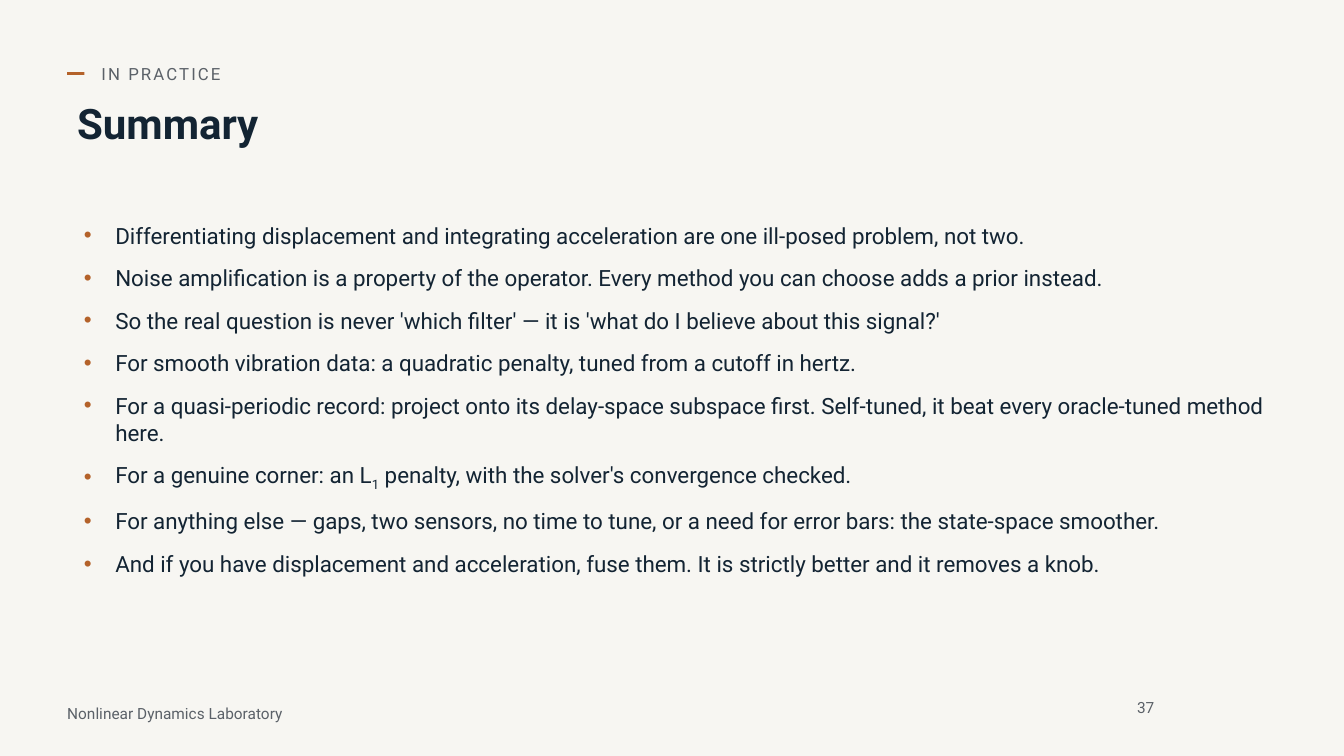
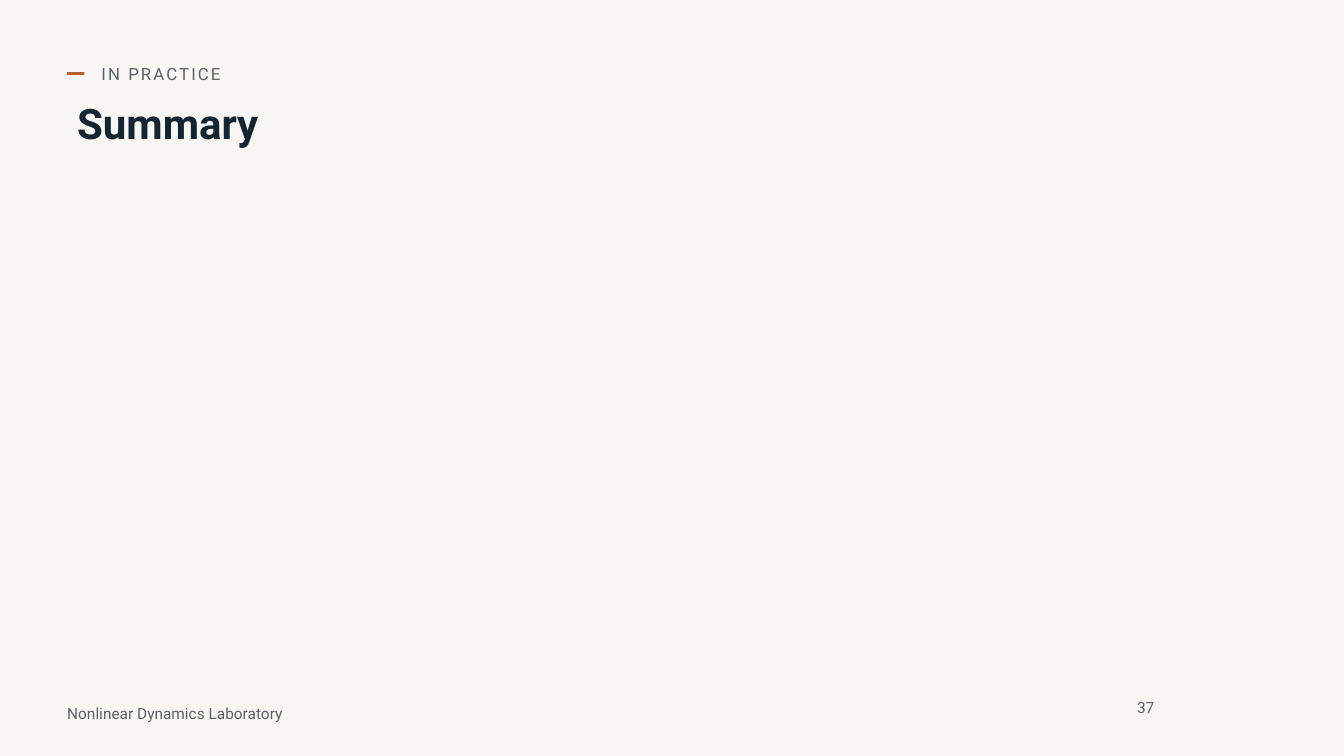
Before and after one commit to nld-uri/kinematics-toolbox, a slide deck: slide 37 of talk/differentiation_integration_talk.pptx. Drawn at 1344x756 pixels with LibreOffice and Linux fonts; fonts in the diff are those of the drawing; grey boxes stand for pictures; background and template pictures are left out. Boxes give left, top, right and bottom in pixels: in the first picture for what was removed or moved away, otherwise in the second. Text is boxed around its words. In the diff, an @@ line names an element or a change of style, - is before the commit and + after.

```diff
--- a/talk/differentiation_integration_talk.pptx
+++ b/talk/differentiation_integration_talk.pptx
@@ text removed at bbox=[115, 227, 1263, 577] @@
-• Differentiating displacement and integrating acceleration are one ill-posed problem, not two.
-• Noise amplification is a property of the operator. Every method you can choose adds a prior instead.
-• So the real question is never 'which filter' — it is 'what do I believe about this signal?'
-• For smooth vibration data: a quadratic penalty, tuned from a cutoff in hertz.
-• For a quasi-periodic record: project onto its delay-space subspace first. Self-tuned, it beat every oracle-tuned method here.
-• For a genuine corner: an L1 penalty, with the solver's convergence checked.
-• For anything else — gaps, two sensors, no time to tune, or a need for error bars: the state-space smoother.
-• And if you have displacement and acceleration, fuse them. It is strictly better and it removes a knob.
```
Also in this commit, not shown: 18 other slides changed, 1 other file.
